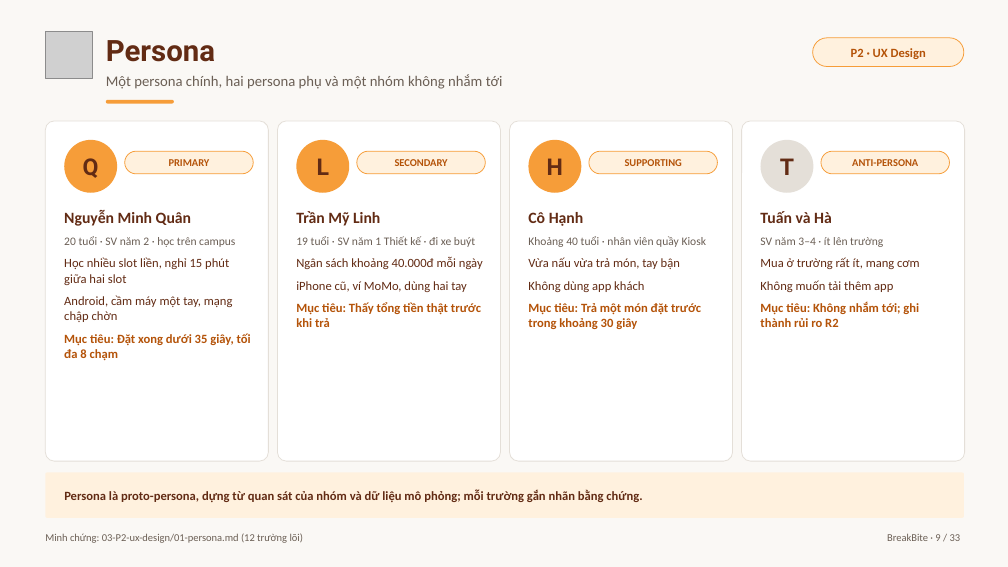
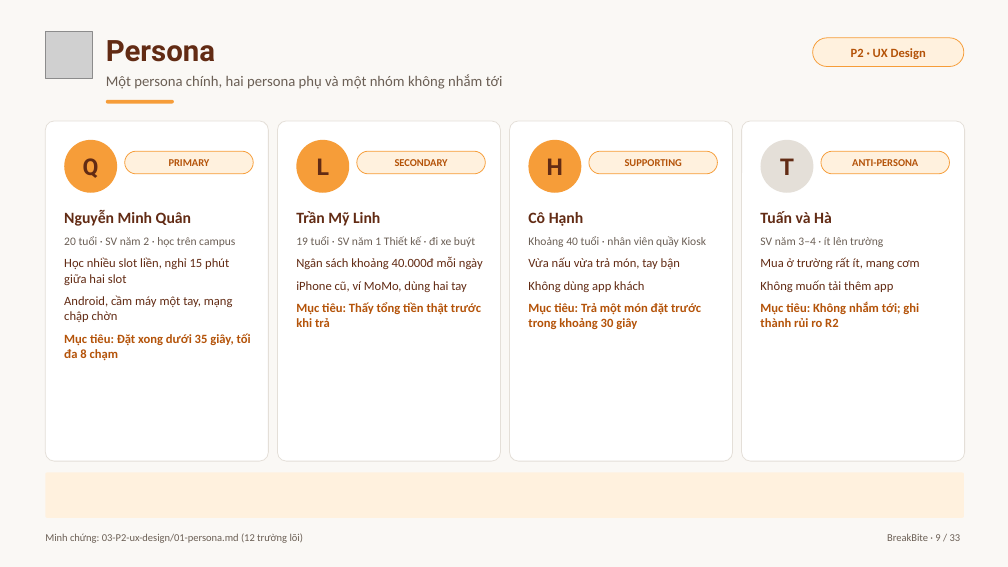
Before and after one commit to baonv0817/PRM323-Lab2-Group2, a slide deck: slide 9 of 07-trinh-bay/BreakBite_Lab2_Presentation.pptx. Drawn at 1008x567 pixels with LibreOffice and Linux fonts; fonts in the diff are those of the drawing; grey boxes stand for pictures. Boxes give left, top, right and bottom in pixels: in the first picture for what was removed or moved away, otherwise in the second. Text is boxed around its words. In the diff, an @@ line names an element or a change of style, - is before the commit and + after.

```diff
--- a/07-trinh-bay/BreakBite_Lab2_Presentation.pptx
+++ b/07-trinh-bay/BreakBite_Lab2_Presentation.pptx
@@ text removed at box(64, 489, 642, 502) @@
-Persona là proto-persona, dựng từ quan sát của nhóm và dữ liệu mô phỏng; mỗi trường gắn nhãn bằng chứng.
```
Also in this commit, not shown: 5 other slides changed, 1 slide removed, 1 other file.
